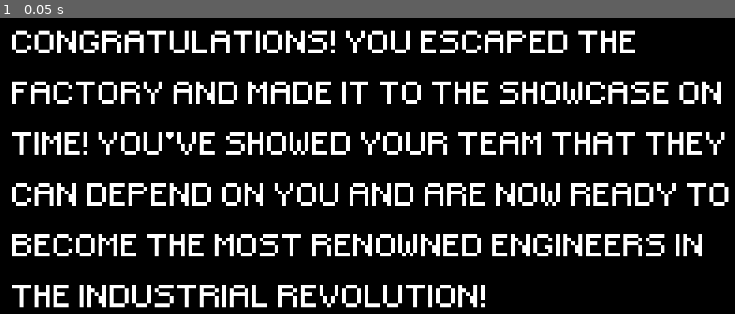
Above: before the commit, frame 1.
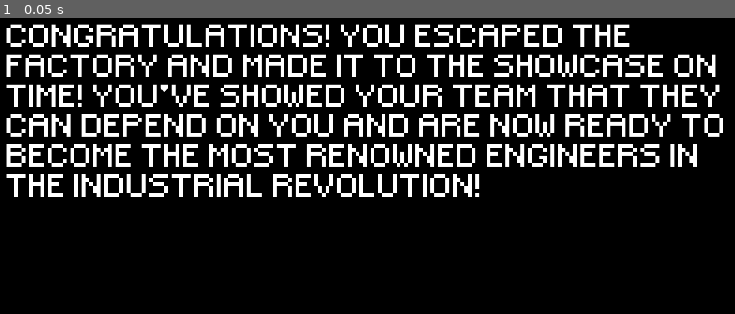
Above: after the commit, the same moment.

Repository: aaravrhino/YGDAGameJam26
Game: Godot game, scene res://scenes/endingtext.tscn
Two runs of this game, one before a commit and one after it. Both use one fixed random seed, a clock stepped at 60 frames per second and the inputs below. This scene is started directly instead of the project's main scene.
Inputs:
- Up to frame 1 (0.05 s): no input

The runs differ from the first frame. In frame 1, 29% of the frame differs, in the area x 0-100%, y 2-98%.

Commit message:
fixed text

Diff:
--- a/ygda-game-jam-26/scenes/endingtext.tscn
+++ b/ygda-game-jam-26/scenes/endingtext.tscn
@@ -5,7 +5,7 @@
 [ext_resource type="AudioStream" uid="uid://badvu5pqb2xd8" path="res://assets/Music/Level.mp3" id="3_34yv1"]
 
 [sub_resource type="LabelSettings" id="LabelSettings_twr6n"]
-line_spacing = 50.0
+line_spacing = 0.0
 font_size = 72
 
 [node name="Ending" type="Control" unique_id=1538565720]
@@ -23,10 +23,10 @@
 
 [node name="Label" type="Label" parent="." unique_id=201062863]
 layout_mode = 0
-offset_left = 94.0
-offset_top = 151.0
-offset_right = 1853.0
-offset_bottom = 943.0
+offset_left = 81.0
+offset_top = 136.0
+offset_right = 1840.0
+offset_bottom = 928.0
 theme_override_fonts/font = ExtResource("2_34yv1")
 theme_override_font_sizes/font_size = 64
 text = "Congratulations! You escaped the
